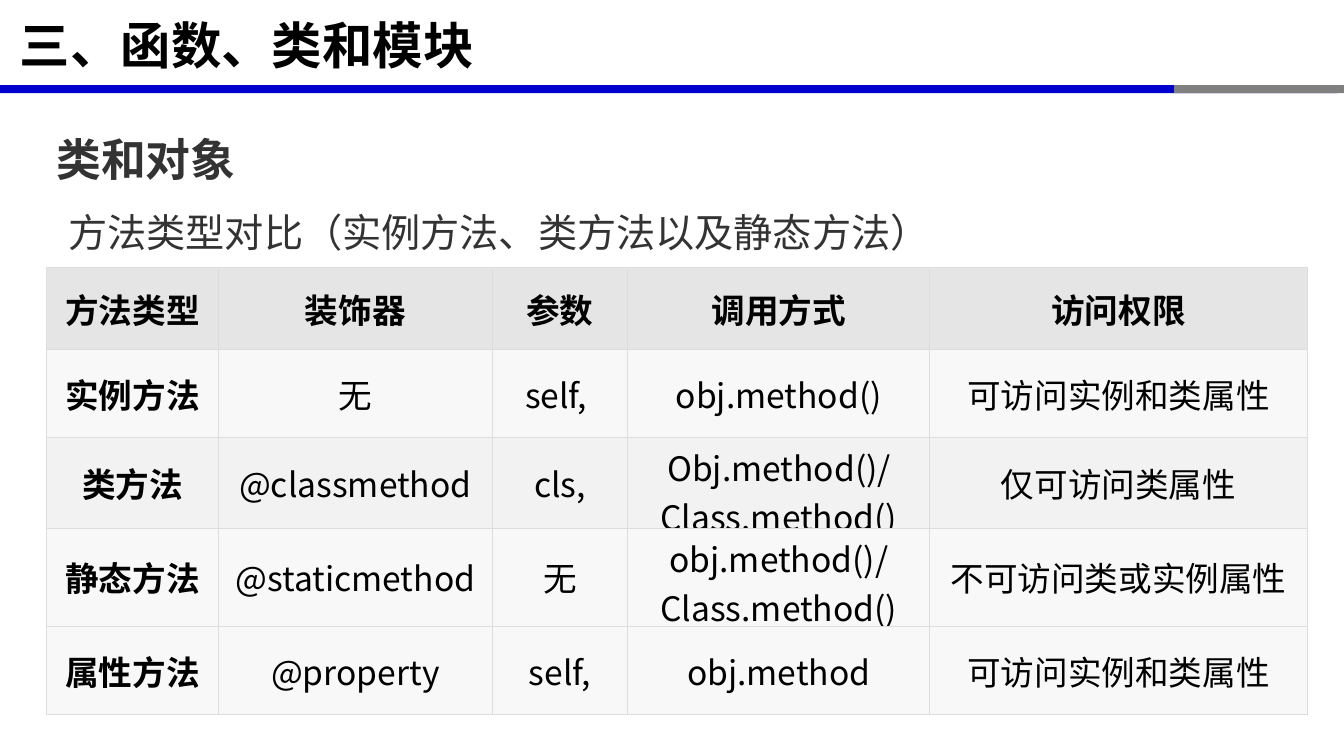
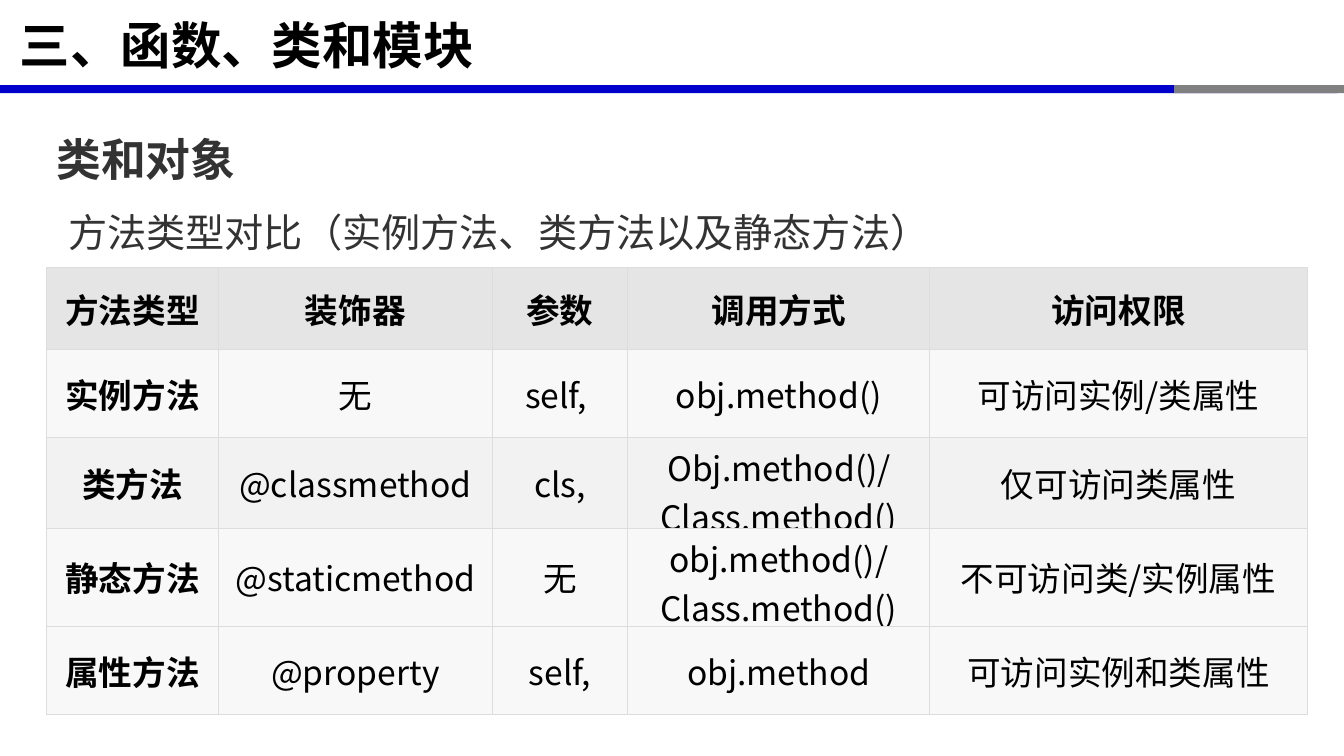
Before and after one commit to xinluo2018/rs-data-processing, a slide deck: slide 8 of 第3章-面向对象程序设计/第3章-面向对象程序设计.pptx. Drawn at 1344x756 pixels with LibreOffice and Linux fonts; fonts in the diff are those of the drawing. Boxes give left, top, right and bottom in pixels: in the first picture for what was removed or moved away, otherwise in the second. Text is boxed around its words. In the diff, an @@ line names an element or a change of style, - is before the commit and + after.

```diff
--- a/第3章-面向对象程序设计/第3章-面向对象程序设计.pptx
+++ b/第3章-面向对象程序设计/第3章-面向对象程序设计.pptx
@@ table at <box>46,268,1308,715</box> @@
-row 2, column 5: 可访问实例和类属性
+row 2, column 5: 可访问实例/类属性
-row 4, column 5: 不可访问类或实例属性
+row 4, column 5: 不可访问类/实例属性
```
Also in this commit, not shown: 6 other slides changed, 1 slide removed, 11 other files.
